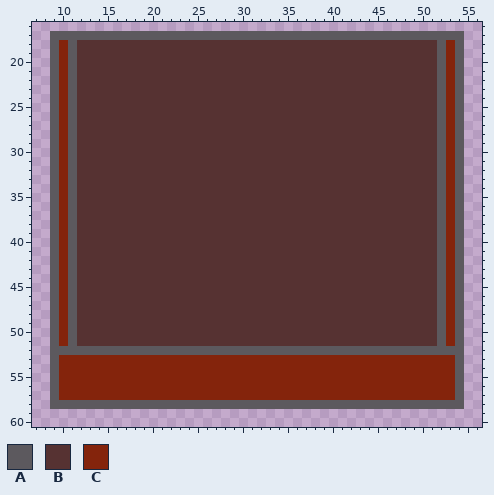
File history of a pixel-art file, assets/foodholders/tray.ase. The first picture shows the starting point.
64x64 pixels, 1 frame. Shown: x 7..56, y 16..60.
Palette (. is transparent): A #5c595e  B #563232  C #84240c
And afterwards:
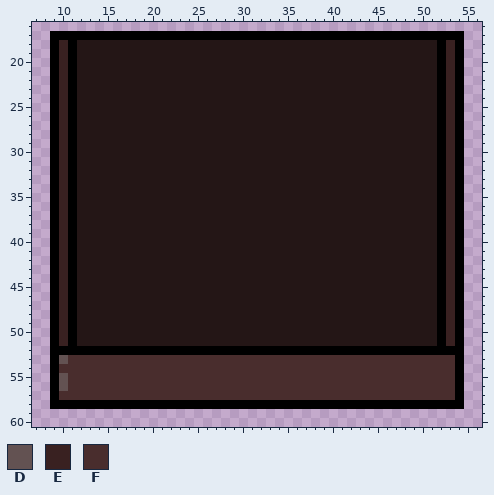
Colours new in this view: D #635252  E #392121  F #492d2d
The exact change:
Colour A changes from #5c595e to #000000.
Colour B changes from #563232 to #241616.
The author changed colour C to colour D in row 53 at x 10; in rows 55 to 56 at x 10.
The author changed colour C to colour E in rows 18 to 51 at x 10 and 53.
The author changed colour C to colour F in row 53 at x 11 to 53; in row 54 at x 10 to 53; in rows 55 to 56 at x 11 to 53; in row 57 at x 10 to 53.
Changed places in both pictures, as pixel boxes (x1, y1, x2, y2):
changed: (50, 31, 464, 409)
